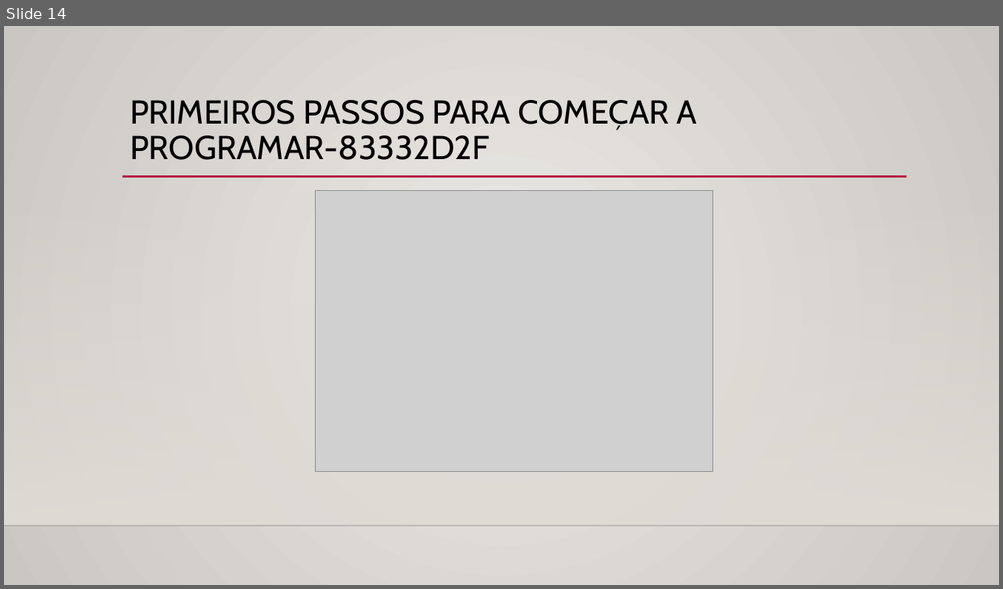
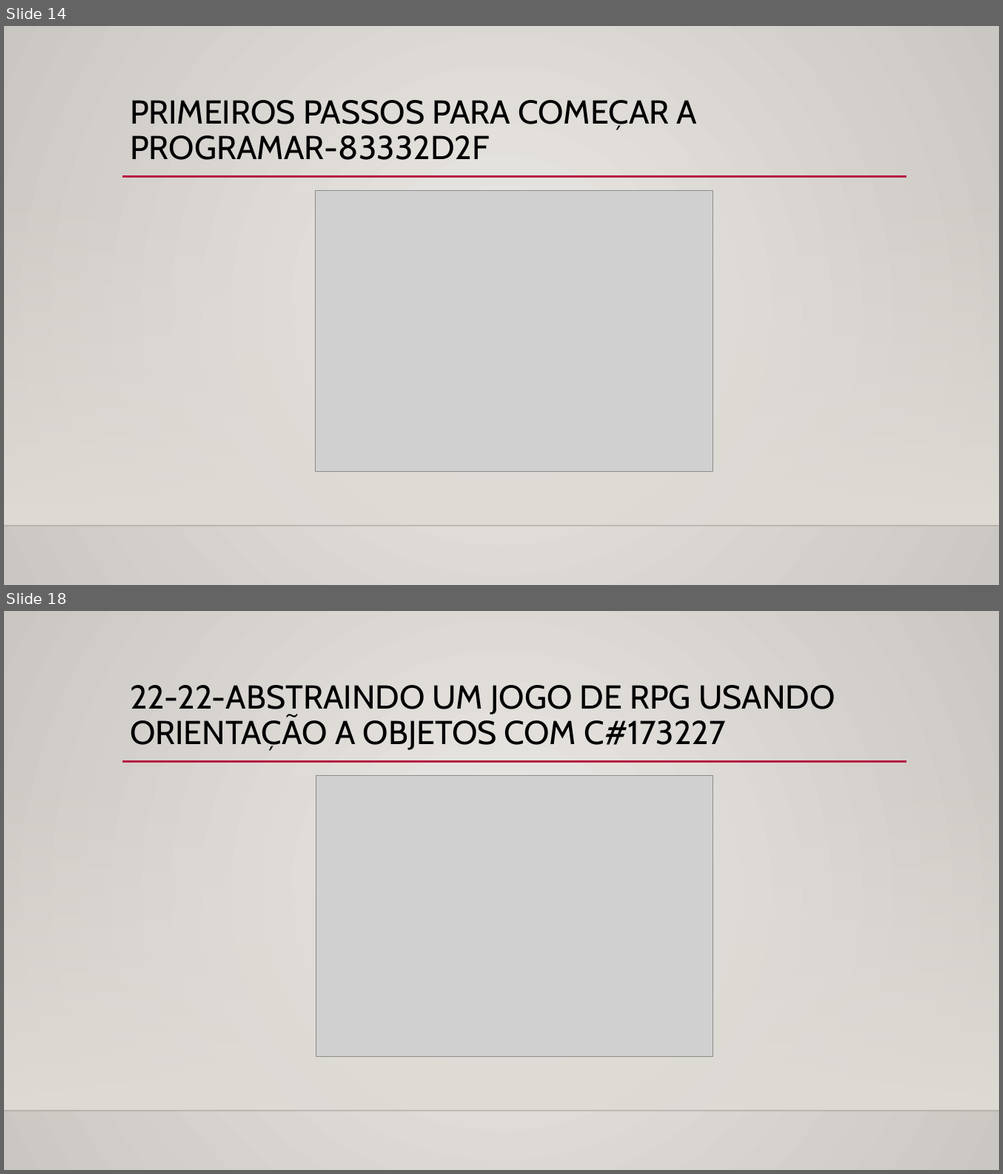
Before and after one commit to Rosem111/Evolu-o-na-DIO, a slide deck: Conquistas/Conquistas.pptx. Shown one above the other, each under a label of ours: slide 14 before the commit, slides 14 and 18 after it; the slides between them are not shown. The pictures are 1003x589 and 1003x1174 pixels, drawn with LibreOffice and Linux fonts; fonts in the diff are those of the drawing; grey boxes stand for pictures; background and template pictures are left out. Boxes give left, top, right and bottom in pixels: in the first picture for what was removed or moved away, otherwise in the second. Text is boxed around its words. In the diff, an @@ line names an element or a change of style, - is before the commit and + after.

```diff
--- a/Conquistas/Conquistas.pptx
+++ b/Conquistas/Conquistas.pptx
@@ slide 18 added at [4, 611, 999, 1170], background gradient #ECEAE7 to #CAC7C1; not listed: 3 template elements that a slide beside it also shows @@
@@ title added at [130, 685, 835, 751], 32 pt, text #000000 @@
+22-22-ABSTRAINDO UM JOGO DE RPG USANDO ORIENTAÇÃO A OBJETOS COM C#173227
@@ picture added at [316, 775, 713, 1056] @@
```
Also in this commit, not shown: 3 other slides added.
